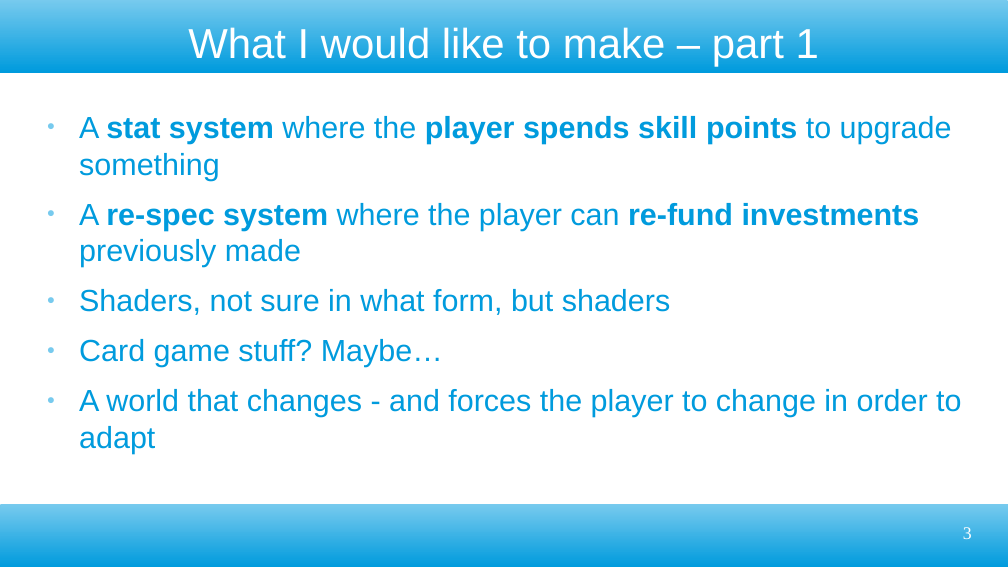
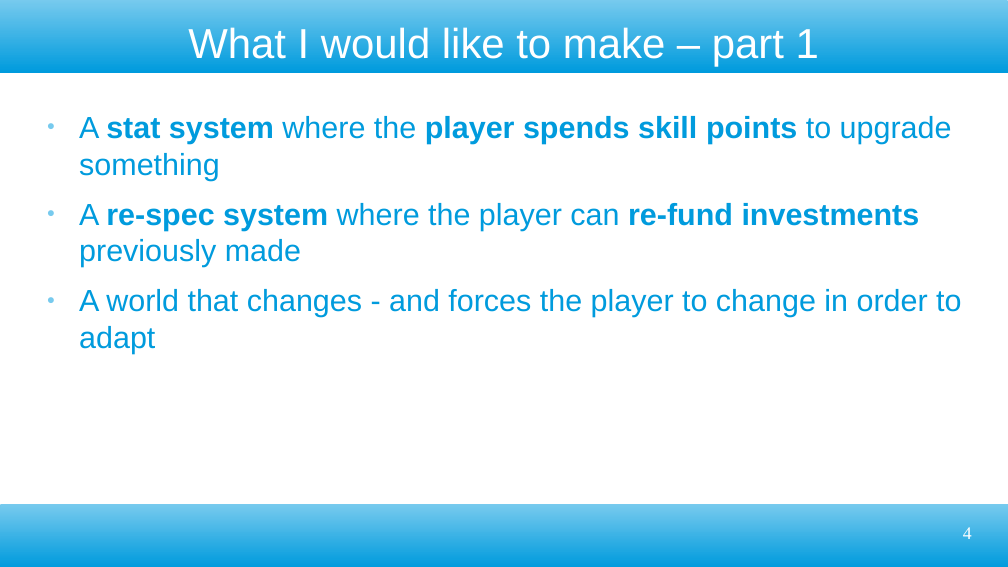
Before and after one commit to ktosox/GWJ77-Metamorphosis, a slide deck: slide 4 of GDD.odp (slide 3 before the commit). Drawn at 1008x567 pixels with LibreOffice and Linux fonts; fonts in the diff are those of the drawing. Boxes give left, top, right and bottom in pixels: in the first picture for what was removed or moved away, otherwise in the second. Text is boxed around its words. In the diff, an @@ line names an element or a change of style, - is before the commit and + after.

Commit message:
made a draft scene for the game

```diff
--- a/GDD.odp
+++ b/GDD.odp
@@ text at box(79, 289, 670, 367): paragraphs removed @@
-● Shaders, not sure in what form, but shaders
-● Card game stuff? Maybe…
@@ page number at box(963, 527, 972, 539): text changed @@
-3
+4
```
Also in this commit, not shown: 2 other slides changed, 2 slides added, 1 slide removed, 16 other files.
